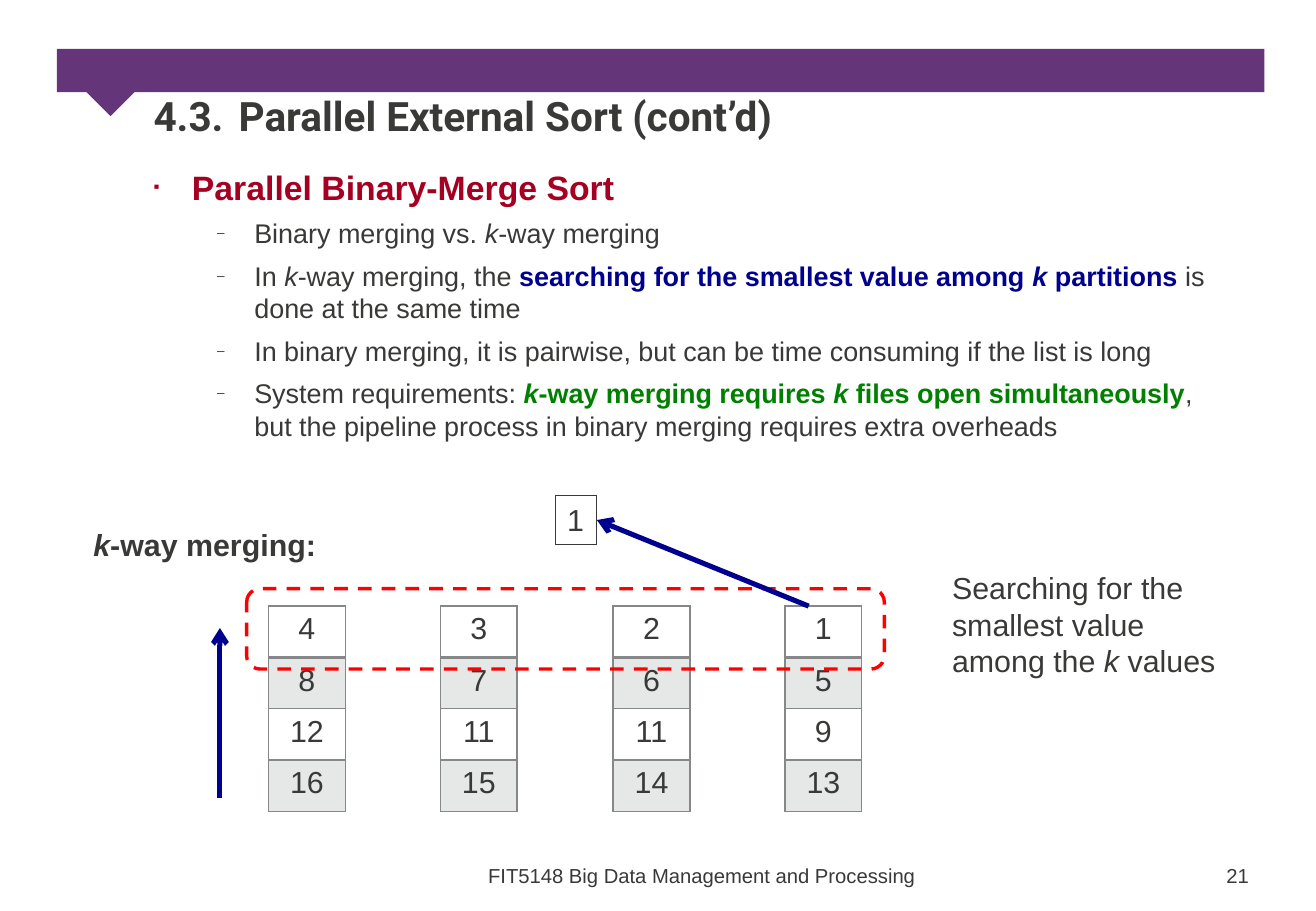
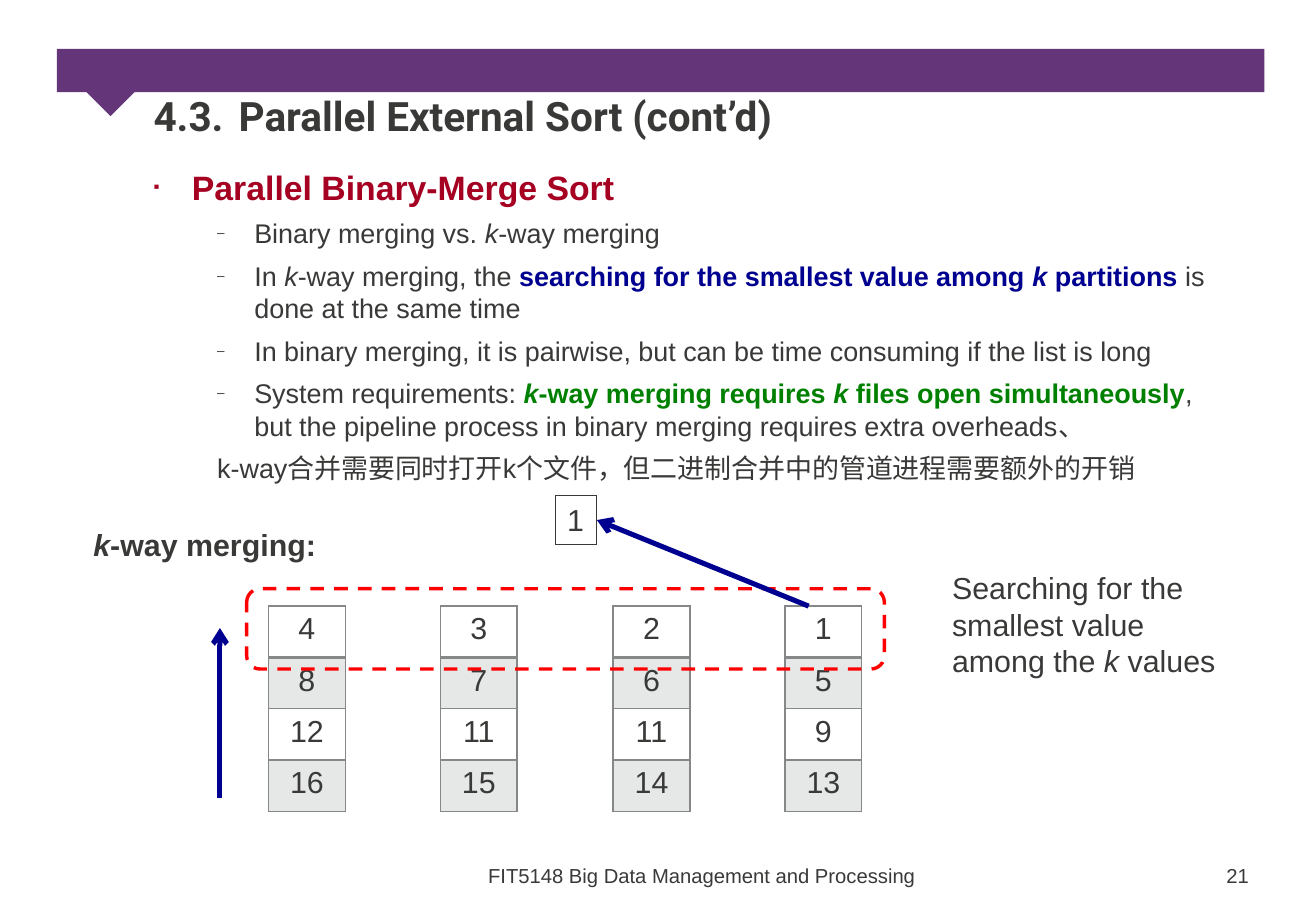
Before and after one commit to xianlinfeng/Documents, a slide deck: slide 21 of FIT5148/week5/FIT5148-5a-Volume-ParSort.pptx. Drawn at 1316x911 pixels with LibreOffice and Linux fonts; fonts in the diff are those of the drawing; background and template pictures are left out. Boxes give left, top, right and bottom in pixels: in the first picture for what was removed or moved away, otherwise in the second. Text is boxed around its words. In the diff, an @@ line names an element or a change of style, - is before the commit and + after.

```diff
--- a/FIT5148/week5/FIT5148-5a-Volume-ParSort.pptx
+++ b/FIT5148/week5/FIT5148-5a-Volume-ParSort.pptx
@@ text at bbox=[217, 383, 1193, 483]: text changed @@
-  – System requirements: k-way merging requires k files open simultaneously, but the pipeline process in binary merging requires extra overheads
+  – System requirements: k-way merging requires k files open simultaneously, but the pipeline process in binary merging requires extra overheads、
+  k-way合并需要同时打开k个文件，但二进制合并中的管道进程需要额外的开销
```
Also in this commit, not shown: 9 other slides changed, 22 other files.
